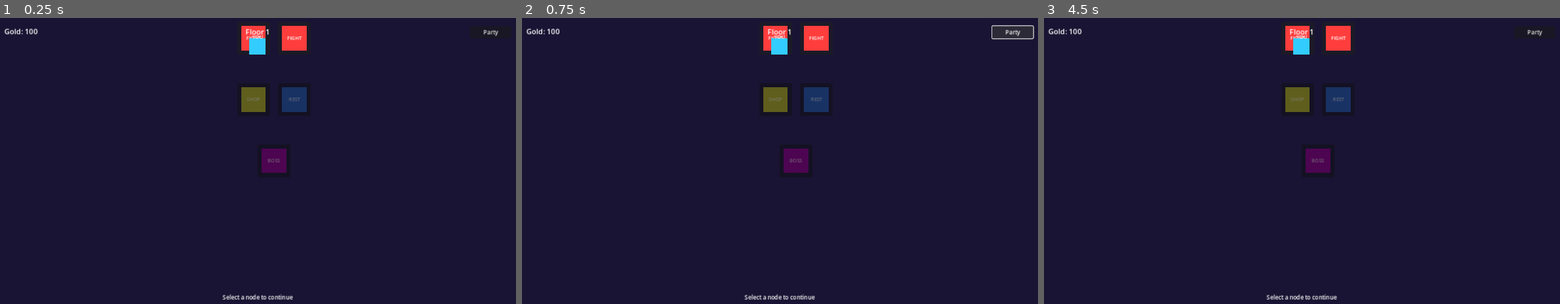
Above: before the commit, frames 1-3 (left to right).
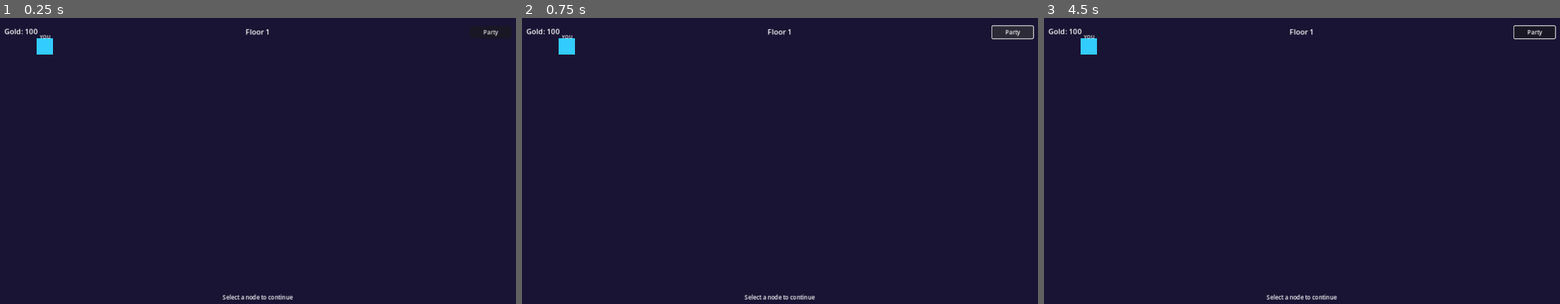
Above: after the commit, the same moments.

Repository: DaveEstey/als-tavern
Game: Godot game, scene res://scenes/map/map_scene.tscn
Same seed, same stepped clock (60 frames per second), same inputs: the game is played once before the commit and once after it. This scene is started directly instead of the project's main scene.
Inputs (mouse positions are in pixels of both pictures, inside the frame that each line leads up to):
- Up to frame 1 (0.25 s): no input
- Up to frame 2 (0.75 s): click "Party" at 0.5 s
- Up to frame 3 (4.5 s): click "Party" at 1.25 s; click "Party" at 2 s; tap Enter at 2.75, 4.25 s; move the mouse to (1415, 149) at 2.77 s; click (1415, 149) at 2.92 s; tap Space at 3.5 s; drag from (1198, 181) to (1276, 223) at 3.52 s; move the mouse to (1353, 100) at 4.27 s; click (1353, 100) at 4.42 s

The runs differ from the first frame. In frame 1, 2.3% of the frame differs, in the area x 7-60%, y 2-55%; in frame 2, 2.3%; in frame 3, 2.4%, in the area x 7-100%, y 2-55%.
Error before the commit: Parse Error: Expected expression after "/" operator. (res://scripts/map/map_generator.gd:70)
Error after the commit: Invalid call to function 'generate_map' in base 'Node (MapGenerator)'. Expected 0 arguments. (res://scripts/map/map_scene.gd:128)

Commit message:
Replace // operator with int() for better compatibility
GDScript parser was having issues with the // operator in certain contexts.
Replaced all // integer division with explicit int() conversion:
- Line 70: map_width // 2 -> int(map_width / 2)
- Line 179: middle_nodes.size() // (num_rest + 1) -> int(middle_nodes.size() / (num_rest + 1))
- Line 187: rest_spacing // 2 -> int(rest_spacing / 2)
- Line 188: middle_nodes.size() // (num_shop + 1) -> int(middle_nodes.size() / (num_shop + 1))

This fixes the parse error while still performing integer division correctly.

Diff:
--- a/scripts/map/map_generator.gd
+++ b/scripts/map/map_generator.gd
@@ -67,7 +67,7 @@
 		var column_spacing: float = float(map_width - 1) / float(nodes_in_row - 1) if nodes_in_row > 1 else 0.0
 
 		for i in range(nodes_in_row):
-			var column: int = int(i * column_spacing) if nodes_in_row > 1 else map_width // 2
+			var column: int = int(i * column_spacing) if nodes_in_row > 1 else int(map_width / 2)
 			# Add some randomness to column position
 			if nodes_in_row > 1 and row > 1:
 				column = clampi(column + randi_range(-1, 1), 0, map_width - 1)
@@ -176,7 +176,7 @@
 	var placement_index: int = 0
 
 	# Place rest nodes (evenly distributed)
-	var rest_spacing: int = max(1, middle_nodes.size() // (num_rest + 1))
+	var rest_spacing: int = max(1, int(middle_nodes.size() / (num_rest + 1)))
 	for i in range(num_rest):
 		if placement_index < middle_nodes.size():
 			var node_idx: int = middle_nodes[min(placement_index, middle_nodes.size() - 1)]
@@ -184,8 +184,8 @@
 			placement_index += rest_spacing
 
 	# Place shop nodes (evenly distributed, offset from rest)
-	placement_index = rest_spacing // 2
-	var shop_spacing: int = max(1, middle_nodes.size() // (num_shop + 1))
+	placement_index = int(rest_spacing / 2)
+	var shop_spacing: int = max(1, int(middle_nodes.size() / (num_shop + 1)))
 	for i in range(num_shop):
 		if placement_index < middle_nodes.size():
 			var node_idx: int = middle_nodes[min(placement_index, middle_nodes.size() - 1)]
